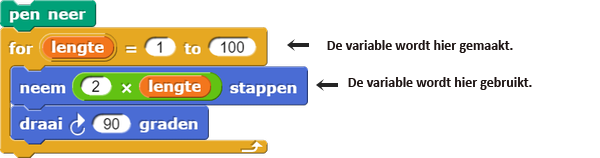
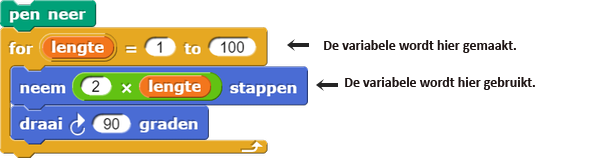
Layer changes from the first 600×158 image to the second:
renamed "De variable wordt hier gebruikt." to "De variabele wordt hier gebruikt.", painted on it over left=345, top=77, right=535, bottom=90
renamed "De variable wordt hier gemaakt." to "De variabele wordt hier gemaakt.", painted on it over left=324, top=40, right=516, bottom=53
